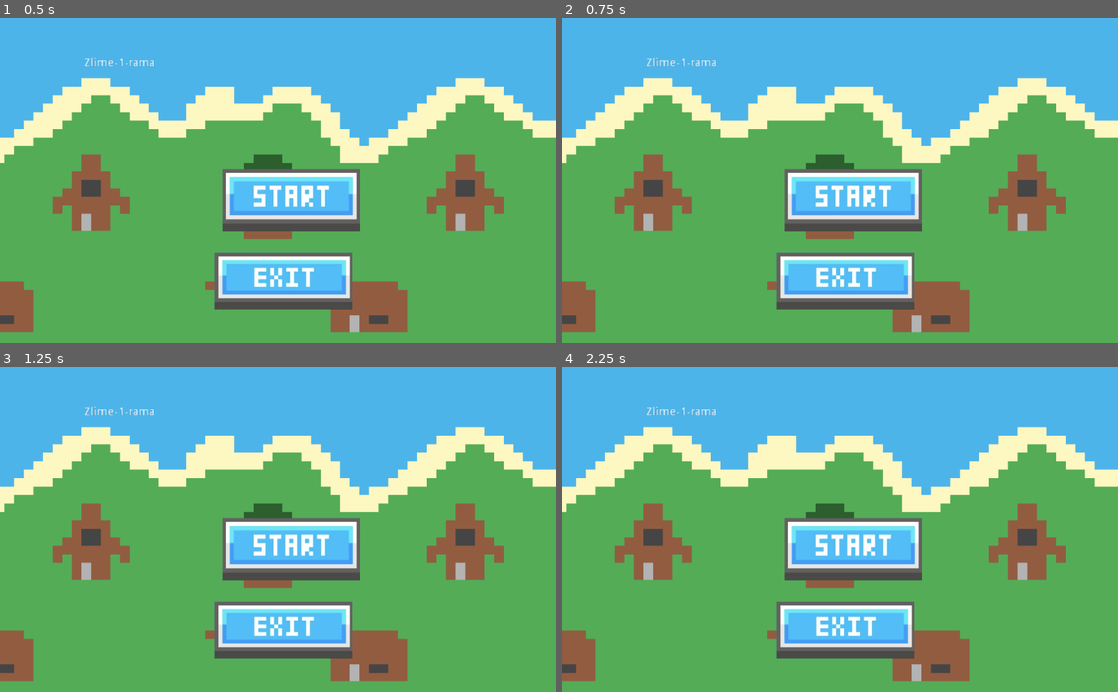
Above: before the commit, frames 1-4 (two rows, left to right).
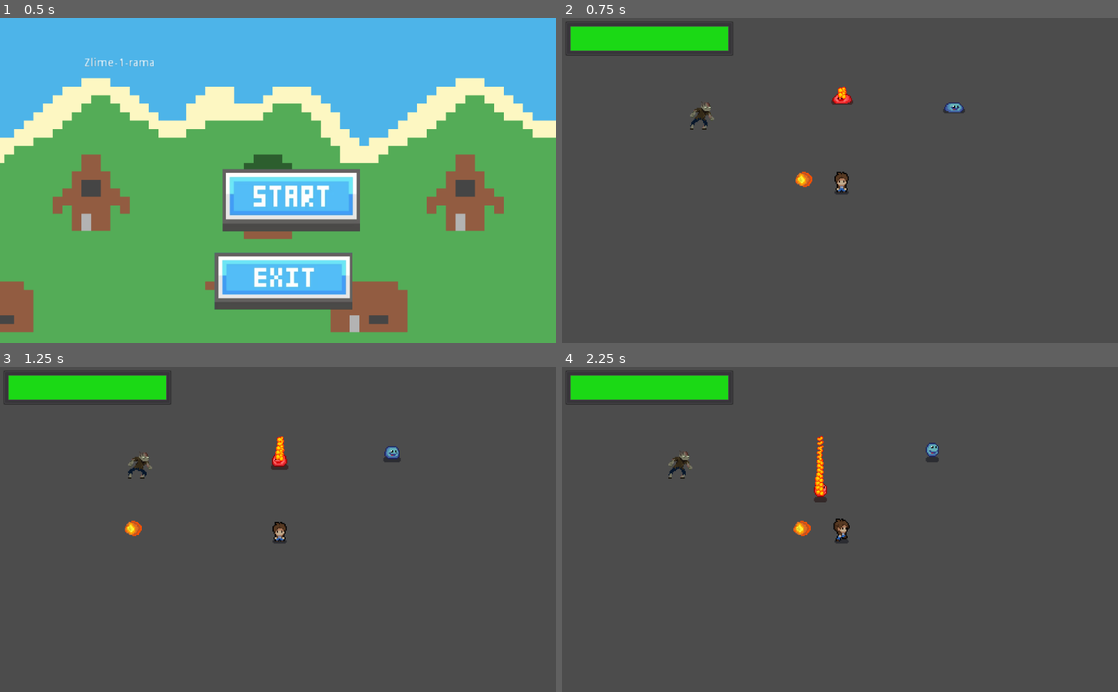
Above: after the commit, the same moments.

Repository: Limelark/DDU_slime_v2
Game: Godot game, scene res://StartScreen.tscn
Two runs of this game, one before a commit and one after it. Both use one fixed random seed, a clock stepped at 60 frames per second and the inputs below.
Inputs (mouse positions are in pixels of both pictures, inside the frame that each line leads up to):
- Up to frame 1 (0.5 s): no input
- Up to frame 2 (0.75 s): click (923, 222) at 0.5 s
- Up to frame 3 (1.25 s): no input
- Up to frame 4 (2.25 s): click (923, 571) at 1.27 s; hold Right (ui_right) from 2.03 s (still down); tap Q (FireBall) at 2.1 s

Frame 1 is identical in both runs. In frame 2, 97% of the frame differs, in the area x 0-100%, y 0-100%; in frame 3, 97%; in frame 4, 97%.

Commit message:
Merge branch 'main' of https://github.com/Limelark/DDU_slime_v2

Diff:
--- a/Karls del DDU/Scenes/FireBall.tscn
+++ b/Karls del DDU/Scenes/FireBall.tscn
@@ -16,6 +16,8 @@
 "speed": 5.0
 } ]
 
+[sub_resource type="CircleShape2D" id=3]
+
 [node name="FireBall" type="KinematicBody2D"]
 script = ExtResource( 2 )
 
@@ -27,3 +29,9 @@
 script = ExtResource( 3 )
 
 [node name="FireBallHitbox" type="CollisionShape2D" parent="FireballArea"]
+position = Vector2( -2, 0 )
+shape = SubResource( 3 )
+
+[node name="VisibilityNotifier2D" type="VisibilityNotifier2D" parent="."]
+
+[connection signal="screen_exited" from="VisibilityNotifier2D" to="." method="_on_VisibilityNotifier2D_screen_exited"]
--- a/Karls del DDU/Scenes/fireslime.tscn
+++ b/Karls del DDU/Scenes/fireslime.tscn
@@ -1,7 +1,7 @@
 [gd_scene load_steps=24 format=2]
 
 [ext_resource path="res://art/characters/fireslime.png" type="Texture" id=1]
-[ext_resource path="res://Scenes/fireslime_hitbox.gd" type="Script" id=2]
+[ext_resource path="res://Scripts/fireslime_hitbox.gd" type="Script" id=2]
 [ext_resource path="res://Scenes/fireslime.gd" type="Script" id=3]
 
 [sub_resource type="AtlasTexture" id=1]
--- a/Karls del DDU/Scripts/FireBall.gd
+++ b/Karls del DDU/Scripts/FireBall.gd
@@ -1,17 +1,32 @@
 extends KinematicBody2D
 
-const speed = 100
+const speed = 200
 var velocity = Vector2()
 var spawnDir = "none"
+
 
 func _physics_process(delta):
 	spawnDir = Global.playerDIR
 	print(spawnDir)
+	velocity.x = -speed * delta
+	translate(velocity)
+	"""
 	if	spawnDir == "none":
 		velocity.y = speed * delta
+		translate(velocity)
 	if	spawnDir == "back":
 		velocity.y = -speed * delta
+		translate(velocity)
 	if	spawnDir == "left":
+		velocity.x = -speed * delta
+		translate(velocity)
+		$AnimatedSprite.flip_h = false
+	if	spawnDir == "right":
 		velocity.x = speed * delta
-	if	spawnDir == "right":
-		velocity.x = -speed * delta
+		translate(velocity)
+		$AnimatedSprite.flip_h = true
+		"""
+
+
+func _on_VisibilityNotifier2D_screen_exited():
+	self.queue_free()
--- a/Karls del DDU/Scripts/Player.gd
+++ b/Karls del DDU/Scripts/Player.gd
@@ -10,6 +10,7 @@
 var player_alive = true
 var attack_ip = false
 var enemyType = null
+var FireBall = preload("res://Scenes/FireBall.tscn")
 
 func _physics_process(delta):
 	player_movement(delta);
@@ -20,6 +21,12 @@
 		player_alive = false #alex endscreen
 		Health = 0
 	Global.playerDIR = currentdir
+	if Input.is_action_just_pressed("FireBall"):
+		var fireball = FireBall.instance()
+		fireball.position = position
+		get_parent().add_child(fireball)
+
+
 
 # warning-ignore:unused_argument
 func player_movement(delta):
--- a/Karls del DDU/Scripts/zombie.gd
+++ b/Karls del DDU/Scripts/zombie.gd
@@ -3,6 +3,8 @@
 var speed = 70
 var chase = false
 var player = null
+
+
 
 var health = 150
 var in_attack_zone = false
Not shown: 1 places in Karls del DDU/Scenes/FireBall.tscn that only renumber resources
